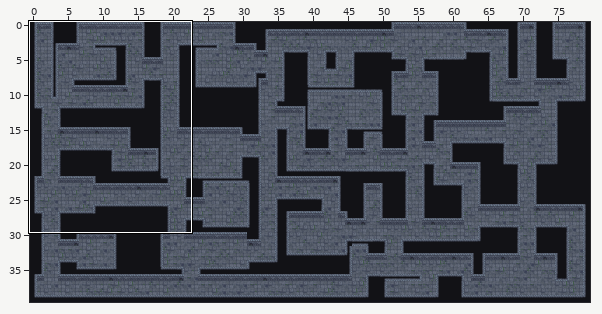
Two states of a Tiled map, map/tiled/map.tmx. The picture above shows the old version from afar; the outline marks the close-up.
Close-up. Before the edit:
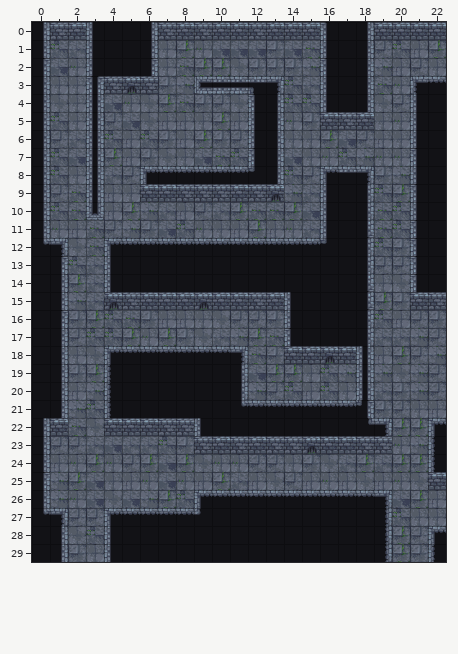
Cells are 32x32 px. Shown: x 0..22, y 0..29. The commit also changed other parts of the map, which this record leaves out.
After the commit:
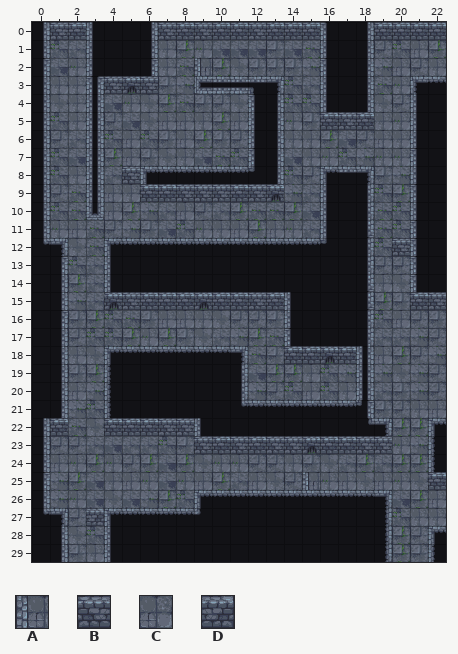
Key: from "Door_walls": A 0 "Tileset_Dungeon"; from "Tilset_Dungeon": B 2, C 13, D 32.
_ is an empty cell, . an unchanged one.
Change:
--- layer "Base_layer"
@@ x 15..15 @@
-25 C
+25 A
--- layer "Walls_layer"
@@ x 9..9 @@
- 2 _
+ 2 A
@@ x 5..5 @@
- 8 _
+ 8 B
@@ x 20..20 @@
-12 _
+12 B
@@ x 3..3 @@
-27 _
+27 D
Where, in picture pixels (left, top, right, bottom), the same in both close-ups:
added: (194, 58, 212, 76)
added: (122, 166, 140, 184)
added: (392, 238, 410, 256)
changed: (302, 472, 320, 490)
added: (86, 508, 104, 526)
